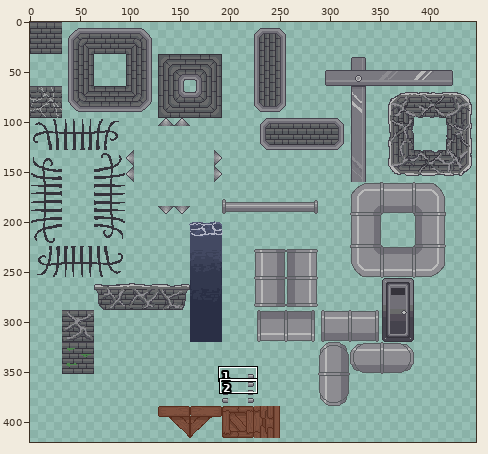
File history of a sprite sheet, sprites/environment_sheet.png. Above: a wide view before the commit, with the close-up outlined.
Close-up. Old version:
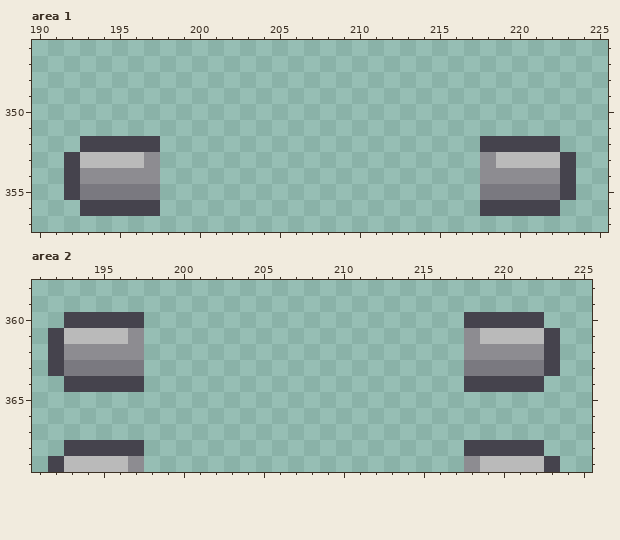
The file is 480x480 pixels. Colours within 5 levels of each other are drawn and written as one. Shown: area 1: x 190..225, y 346..357; area 2: x 191..225, y 358..369. The wide view leaves out empty margins. The commit also changed other parts of the picture, which this record leaves out.
The same view after the edit:
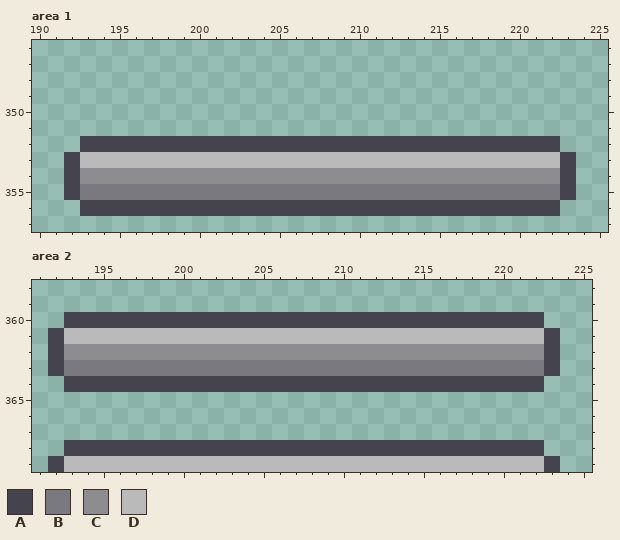
Palette (. is transparent): A #45434d  B #7a7980  C #8d8c91  D #bababa
Difference:
Area 1:
Colour A is added in row 352 at x 198 to 217; in row 356 at x 198 to 217.
Colour B is added in row 355 at x 198 to 217.
Colour C is added in row 354 at x 198 to 217.
Colour D is added in row 353 at x 198 to 217.
Colour D replaces colour C in row 353 at x 197 and 218.
Area 2:
Colour A is added in row 360 at x 198 to 217; in row 364 at x 198 to 217; in row 368 at x 198 to 217.
Colour B is added in row 363 at x 198 to 217.
Colour C is added in row 362 at x 198 to 217.
Colour D is added in row 361 at x 198 to 217; in row 369 at x 198 to 217.
Colour D replaces colour C in row 361 at x 197 and 218; in row 369 at x 197 and 218.
